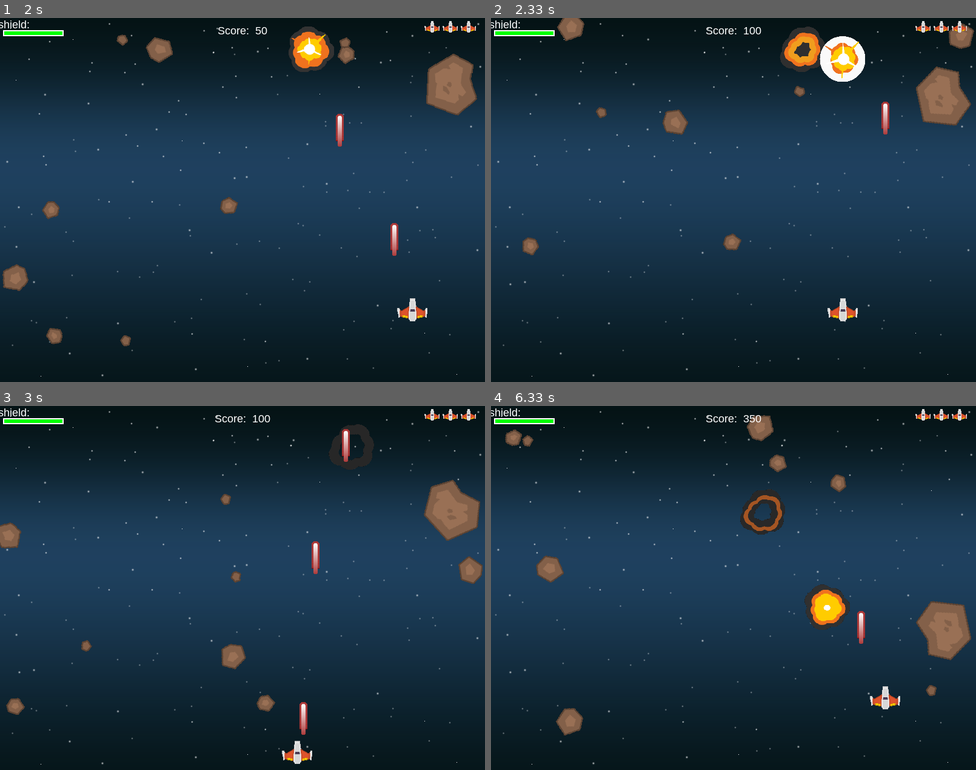
Above: before the commit, frames 1-4 (two rows, left to right).
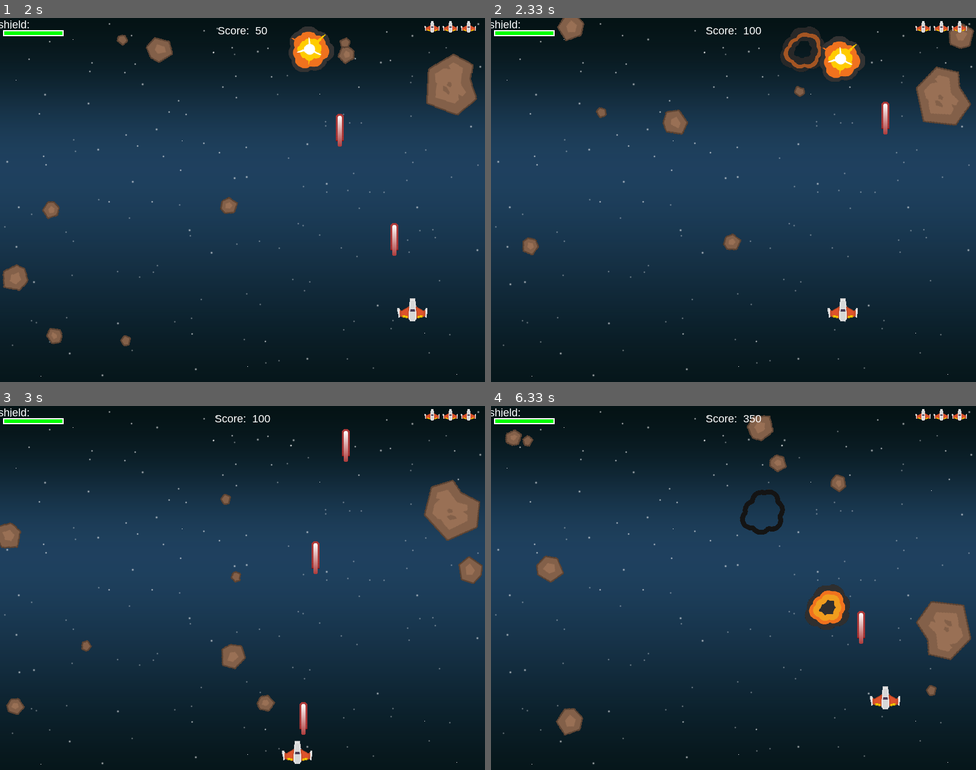
Above: after the commit, the same moments.

Repository: LongKelvin/Pygame_ShootingGame
Game: pygame game, started from main.py
Two runs of this game, one before a commit and one after it. Both use one fixed random seed, a clock stepped at 60 frames per second and the inputs below.
Inputs:
- Up to frame 1 (2 s): tap Space at 0.33, 0.73, 1.03, 1.23, 1.57, 1.87 s; hold Right 0.67-1.13 s; hold Up 1.17-1.47 s; hold Right 1.5-1.97 s
- Up to frame 2 (2.33 s): hold Left from 2 s (still down); tap Space at 2.07 s
- Up to frame 3 (3 s): tap Space at 2.37, 2.63, 2.97 s; release Left at 2.53 s; hold Down 2.57-2.87 s; hold Left from 2.9 s (still down)
- Up to frame 4 (6.33 s): tap Space at 3.27, 3.4, 3.8, 4.1, 4.47, 4.87, 5.17, 5.37, 5.67, 5.87, 6.2 s; release Left at 3.3 s; hold Up 3.33-3.7 s; hold Right 3.73-4.37 s; hold Down 4.4-4.77 s; hold Left 4.8-5.27 s; hold Right 5.3-5.77 s; hold Up 5.8-6.1 s; hold Right from 6.13 s (still down)

Frame 1 is identical in both runs. In frame 2, 1.3% of the frame differs, in the area x 59-78%, y 2-18%; in frame 3, 0.5%; in frame 4, 1.1%.

Commit message:
update player die explosion

Diff:
--- a/main.py
+++ b/main.py
@@ -57,13 +57,14 @@
     expl_sounds = []
     for snd in ['expl3.wav', 'expl6.wav']:
         expl_sounds.append(pygame.mixer.Sound(path.join(snd_dir, snd)))
-        player_die_sound = pygame.mixer.Sound(path.join(snd_dir,'rumble1.ogg'))
+        player_die_sound = pygame.mixer.Sound(path.join(snd_dir, 'rumble1.ogg'))
     pygame.mixer.music.load(path.join(snd_dir, 'tgfcoder-FrozenJam-SeamlessLoop.ogg'))
     pygame.mixer.music.set_volume(0.25)
 
     # font for game
     # font_name = pygame.font.SysFont(None, 20)
     font_name = pygame.font.match_font("arial")
+
 
     # draw text
     def draw_text(surface, text, size, x, y):
@@ -97,7 +98,7 @@
             img_rect = image.get_rect()
             img_rect.x = x + 30 * index
             img_rect.y = y
-            surface.blit(image,img_rect)
+            surface.blit(image, img_rect)
 
     # Game object
     class Player(pygame.sprite.Sprite):
@@ -160,7 +161,7 @@
         def hide(self):
             self.hidden = True
             self.hidden_timer = pygame.time.get_ticks()
-            self.rect.center = (WIDTH / 2, HEIGHT-10)
+            self.rect.center = (WIDTH / 2, HEIGHT - 10)
 
 
     class Mob(pygame.sprite.Sprite):
@@ -233,7 +234,7 @@
             self.rect.center = center
             self.frame = 0
             self.last_update = pygame.time.get_ticks()
-            self.frame_rate = 100
+            self.frame_rate = 75
 
         def update(self):
             now = pygame.time.get_ticks()
